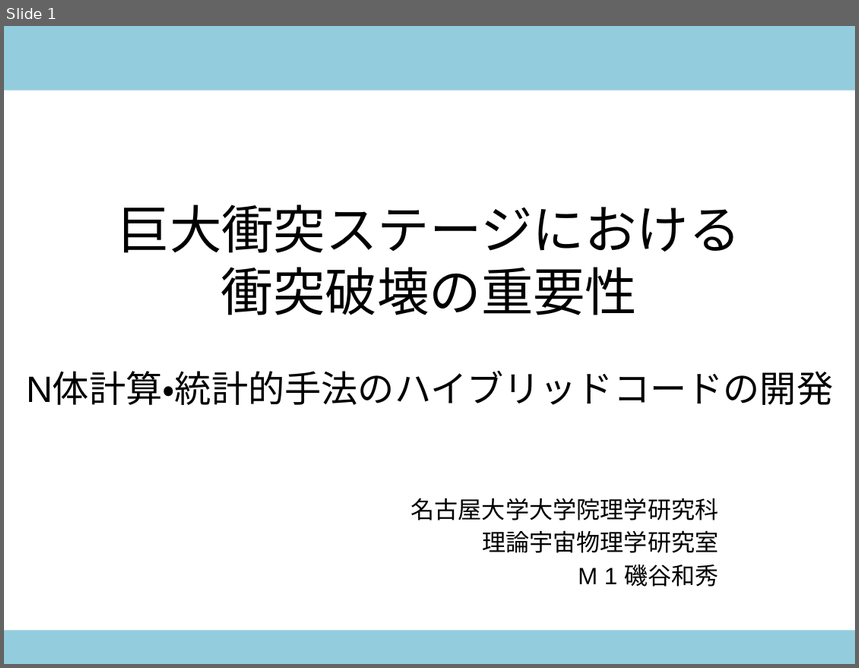
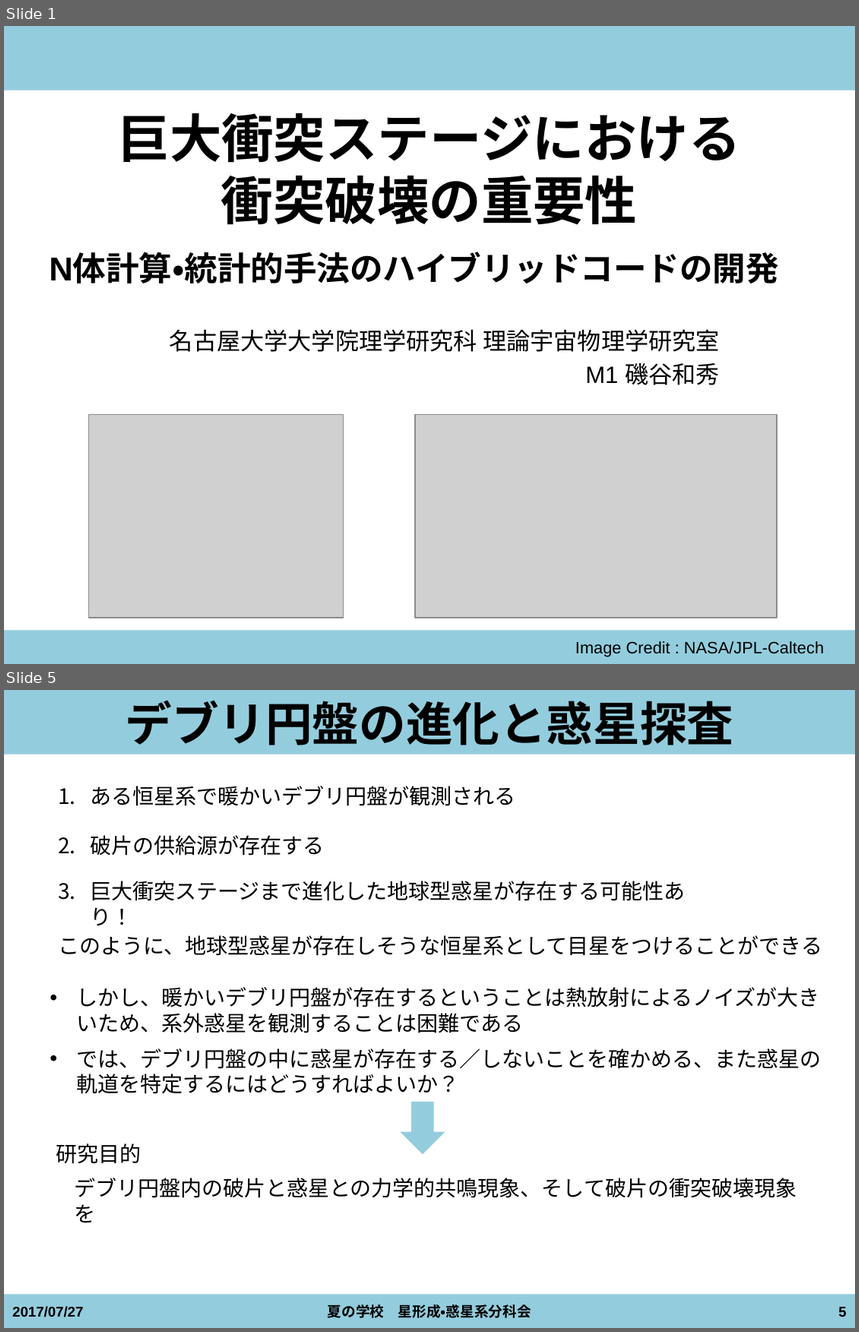
Before and after one commit to kazpc1215/Summer_School_2017, a slide deck: isoya20170727_ver1.pptx. Shown one above the other, each under a label of ours: slide 1 before the commit, slides 1 and 5 after it; the slides between them are not shown. The pictures are 859x668 and 859x1332 pixels, drawn with LibreOffice and Linux fonts; fonts in the diff are those of the drawing; grey boxes stand for pictures. Boxes give left, top, right and bottom in pixels: in the first picture for what was removed or moved away, otherwise in the second. Text is boxed around its words. In the diff, an @@ line names an element or a change of style, - is before the commit and + after.

```diff
--- a/isoya20170727_ver1.pptx
+++ b/isoya20170727_ver1.pptx
@@ slide 5 added at <box>4,690,855,1328</box>, background #FFFFFF; not listed: 2 template elements that a slide beside it also shows @@
@@ title added at <box>126,700,734,745</box>, 39.6 pt, text #000000, bold @@
+デブリ円盤の進化と惑星探査
@@ text added at <box>90,786,515,806</box>, 18 pt, text #000000 @@
+1. ある恒星系で暖かいデブリ円盤が観測される
@@ text added at <box>90,835,324,856</box>, 18 pt, text #000000 @@
+2. 破片の供給源が存在する
@@ text added at <box>90,881,685,901</box>, 18 pt, text #000000 @@
+3. 巨大衝突ステージまで進化した地球型惑星が存在する可能性あり！
@@ text added at <box>58,935,823,956</box>, 18 pt, text #000000 @@
+このように、地球型惑星が存在しそうな恒星系として目星をつけることができる
@@ text added at <box>76,987,819,1034</box>, 18 pt, text #000000 @@
+• しかし、暖かいデブリ円盤が存在するということは熱放射によるノイズが大きいため、系外惑星を観測することは困難である
@@ text added at <box>76,1049,821,1094</box>, 18 pt, text #000000 @@
+• では、デブリ円盤の中に惑星が存在する／しないことを確かめる、また惑星の軌道を特定するにはどうすればよいか？
@@ down arrow added at <box>400,1102,445,1155</box>, fill #93CDDD @@
@@ text added at <box>56,1144,141,1164</box>, 18 pt, text #000000 @@
+研究目的
@@ text added at <box>74,1178,797,1224</box>, 18 pt, text #000000 @@
+デブリ円盤内の破片と惑星との力学的共鳴現象、そして破片の衝突破壊現象を
@@ text added at <box>328,1305,531,1319</box>, 12 pt, text #000000, bold @@
+夏の学校 星形成・惑星系分科会
@@ text added at <box>12,1306,83,1318</box>, 12 pt, text #000000, bold @@
+2017/07/27
@@ page number added at <box>838,1307,846,1317</box>, 12 pt, text #000000, bold @@
+5
@@ slide 1 changed as well @@
@@ title at <box>118,113,741,225</box>: text changed; size 31 to 44 pt; bold on @@
-巨大衝突ステージにおける
-衝突破壊の重要性
-N体計算・統計的手法のハイブリッドコードの開発
+巨大衝突ステージにおける
+衝突破壊の重要性
@@ text added at <box>49,254,778,284</box>, 28 pt, text #000000, bold @@
+N体計算・統計的手法のハイブリッドコードの開発
@@ subtitle at <box>170,329,720,385</box>: text changed @@
-名古屋大学大学院理学研究科
-理論宇宙物理学研究室
-M 1 磯谷和秀
+名古屋大学大学院理学研究科 理論宇宙物理学研究室
+M1 磯谷和秀
@@ picture added at <box>89,414,344,617</box> @@
@@ picture added at <box>415,414,777,617</box> @@
@@ text added at <box>576,642,824,657</box>, 14 pt, text #000000 @@
+Image Credit : NASA/JPL-Caltech
```
Also in this commit, not shown: 11 other slides changed, 2 other slides added, 5 other files.
